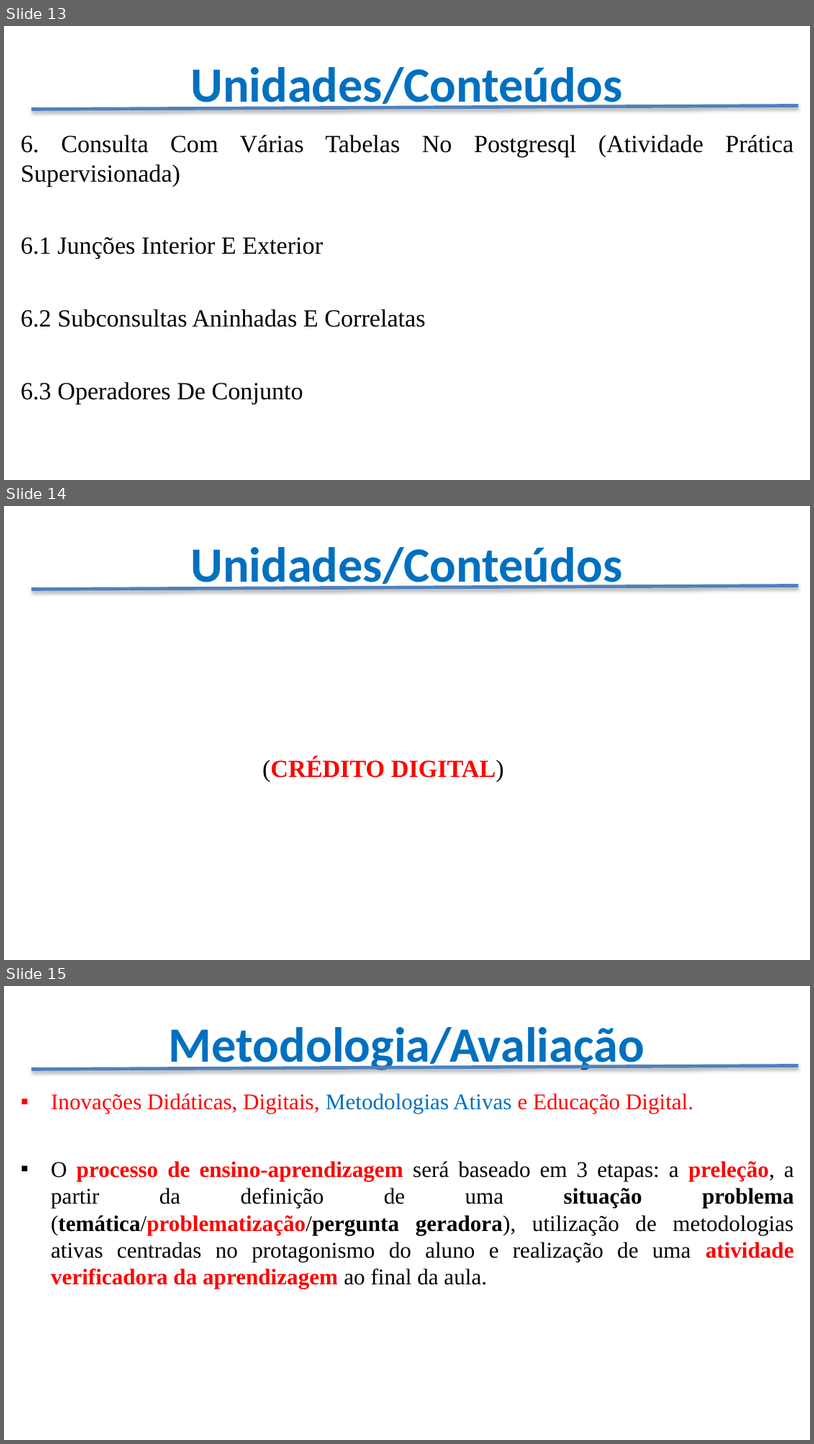
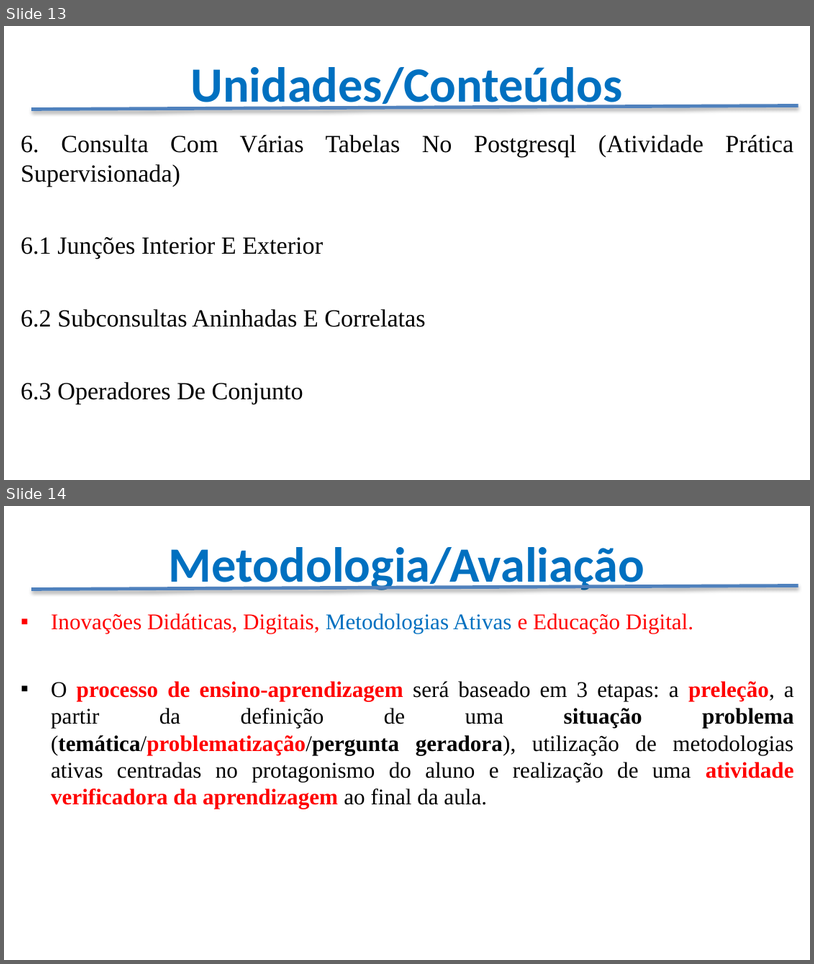
Before and after one commit to CloudEducationBrazil/WydenBancoDados, a slide deck: Apresentação - Banco de Dados.pptx. Shown one above the other, each under a label of ours: slides 13, 14 and 15 before the commit, slides 13 and 14 after it. The pictures are 814x1444 and 814x964 pixels, drawn with LibreOffice and Linux fonts; fonts in the diff are those of the drawing; background and template pictures are left out. Boxes give left, top, right and bottom in pixels: in the first picture for what was removed or moved away, otherwise in the second. Text is boxed around its words. In the diff, an @@ line names an element or a change of style, - is before the commit and + after.

```diff
--- a/Apresentação - Banco de Dados.pptx
+++ b/Apresentação - Banco de Dados.pptx
@@ slide 14 removed at (4,506,810,960), background picture (left out) @@
@@ title removed at (190,547,622,593) @@
-Unidades/Conteúdos
@@ line removed from (31, 589) to (798, 586) @@
@@ text removed at (262,757,504,782) @@
-(CRÉDITO DIGITAL)
@@ what was slide 15 is now slide 14 @@
```
Also in this commit, not shown: 4 slides changed, 2 other slides removed.
